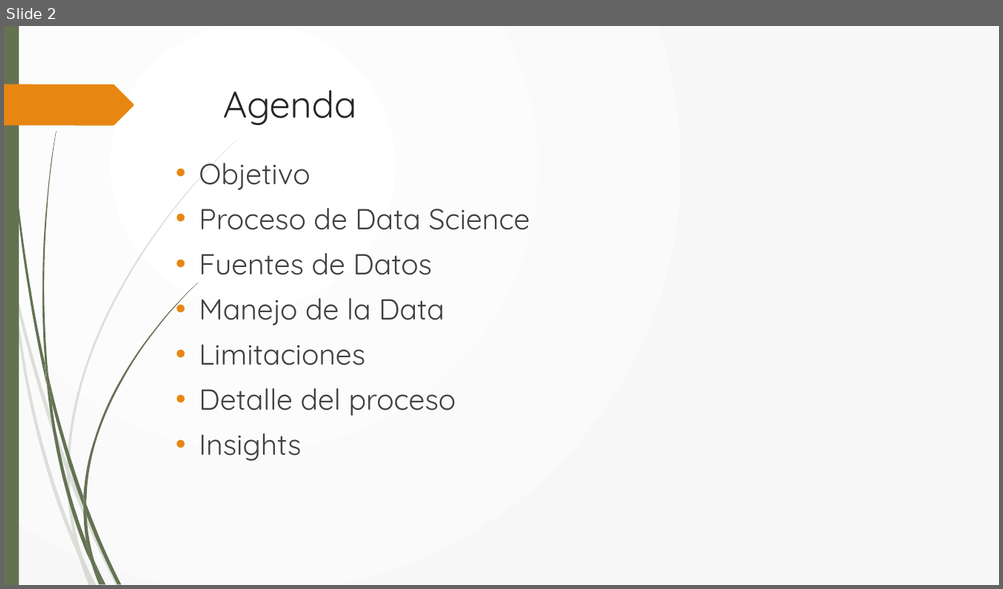
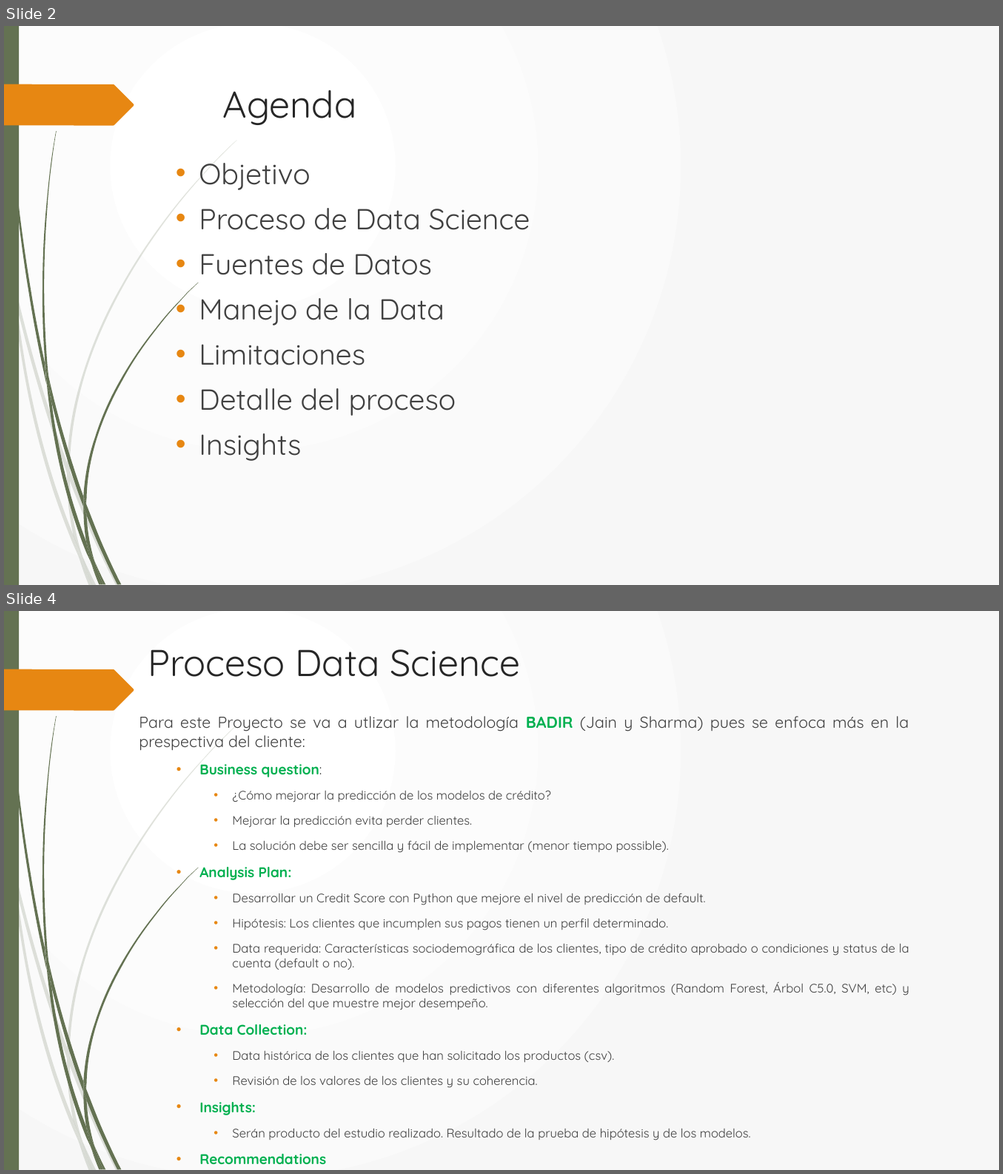
Before and after one commit to tgarita/Cenfotec-GitHub-Jupyter, a slide deck: Presentacion _CreditScore_Tatiana_Garita.pptx. Shown one above the other, each under a label of ours: slide 2 before the commit, slides 2 and 4 after it; the slides between them are not shown. The pictures are 1003x589 and 1003x1174 pixels, drawn with LibreOffice and Linux fonts; fonts in the diff are those of the drawing. Boxes give left, top, right and bottom in pixels: in the first picture for what was removed or moved away, otherwise in the second. Text is boxed around its words. In the diff, an @@ line names an element or a change of style, - is before the commit and + after.

```diff
--- a/Presentacion _CreditScore_Tatiana_Garita.pptx
+++ b/Presentacion _CreditScore_Tatiana_Garita.pptx
@@ slide 4 added at [4, 611, 999, 1170], background gradient #FFFFFF to #F8F8F8; not listed: 24 template elements that a slide beside it also shows @@
@@ title added at [148, 649, 520, 677], 36 pt, text #262626 @@
+Proceso Data Science
@@ text added at [139, 716, 909, 1116], 11.9 pt, text #404040 @@
+Para este Proyecto se va a utlizar la metodología BADIR (Jain y Sharma) pues se enfoca más en la prespectiva del cliente:
+  • Business question:
+    • ¿Cómo mejorar la predicción de los modelos de crédito?
+    • Mejorar la predicción evita perder clientes.
+    • La solución debe ser sencilla y fácil de implementar (menor tiempo possible).
+  • Analysis Plan:
+    • Desarrollar un Credit Score con Python que mejore el nivel de predicción de default.
+    • Hipótesis: Los clientes que incumplen sus pagos tienen un perfil determinado.
+    • Data requerida: Características sociodemográfica de los clientes, tipo de crédito aprobado o condiciones y status de la cuenta (default o no).
+    • Metodología: Desarrollo de modelos predictivos con diferentes algoritmos (Random Forest, Árbol C5.0, SVM, etc) y selección del que muestre mejor desempeño.
+  • Data Collection:
+    • Data histórica de los clientes que han solicitado los productos (csv).
+    • Revisión de los valores de los clientes y su coherencia.
+  • Insights:
+    • Serán producto del estudio realizado. Resultado de la prueba de hipótesis y de los modelos.
+  • Recommendations
```
Also in this commit, not shown: 5 slides changed, 2 other slides added, 4 slides removed.
